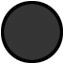
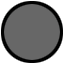
The second (64, 64) image is a revision of the first. Changes to its layers:
"Layer 1": opacity 80% → 60% over [4, 4, 60, 60]
